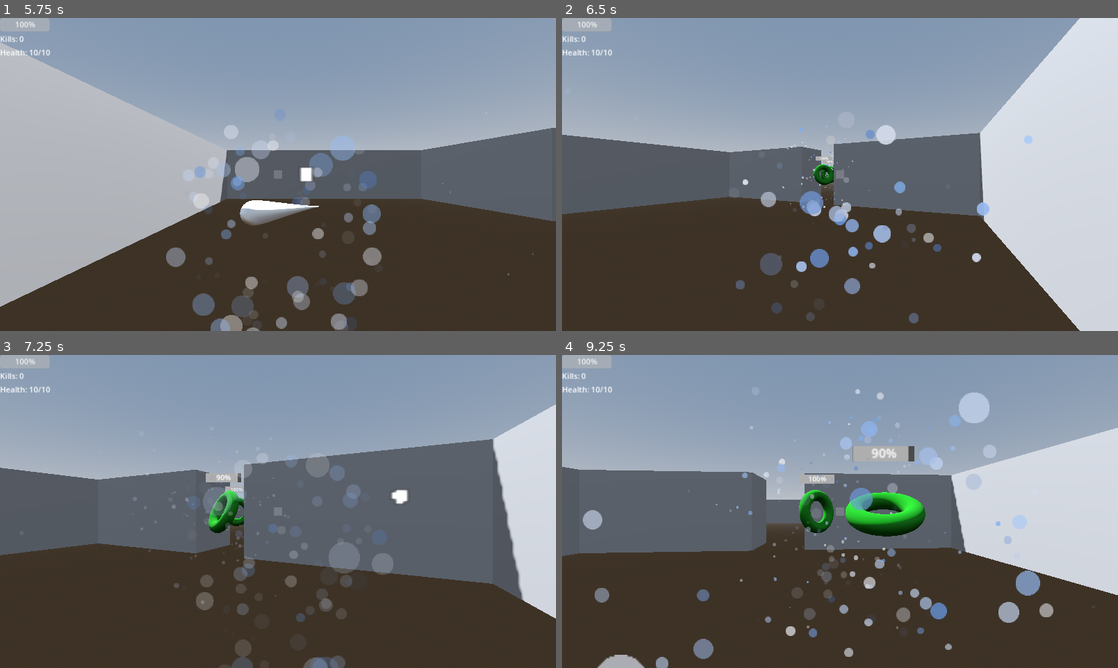
Above: before the commit, frames 1-4 (two rows, left to right).
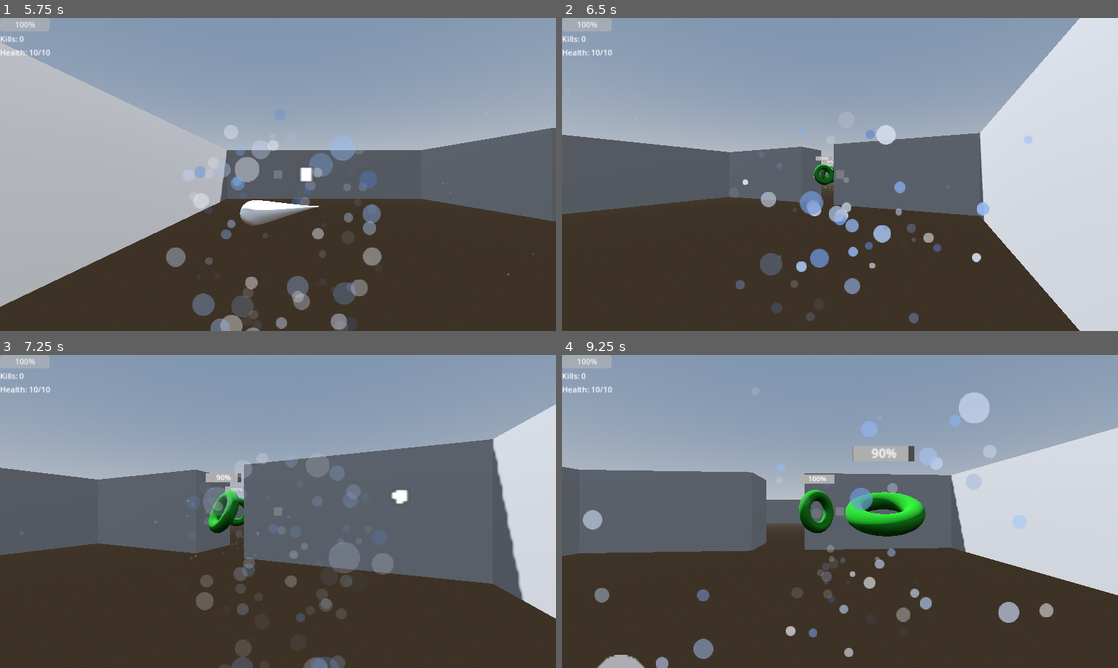
Above: after the commit, the same moments.

Repository: xtr3m3nerd/Scribble-Wizard
Game: Godot game, scene res://scenes/game/world.tscn
Same seed, same stepped clock (60 frames per second), same inputs: the game is played once before the commit and once after it.
Inputs (mouse positions are in pixels of both pictures, inside the frame that each line leads up to):
- Up to frame 1 (5.75 s): tap Enter at 0.5 s; move the mouse to (400, 158) at 0.52 s; press the mouse at (400, 158) at 0.53 s; hold D (move_right) 0.53-1.28 s; move the mouse to (166, 190) at 1.27 s; release the mouse at (166, 190) at 1.28 s; hold S (move_backwards) 1.28-2.03 s; tap Shift (hold) at 1.35, 2.85, 4.35 s; move the mouse to (333, 105) at 2.02 s; press the mouse at (333, 105) at 2.03 s; hold D (move_right) 2.03-2.78 s; move the mouse to (250, 237) at 2.77 s; release the mouse at (250, 237) at 2.78 s; hold W (move_forwards) 2.78-3.53 s; move the mouse to (444, 221) at 3.52 s; press the mouse at (444, 221) at 3.53 s; hold A (move_left) 3.53-5.03 s; move the mouse to (111, 127) at 4.27 s; release the mouse at (111, 127) at 4.28 s; move the mouse to (305, 174) at 5.02 s; press the mouse at (305, 174) at 5.03 s; hold S (move_backwards) from 5.03 s (still down)
- Up to frame 2 (6.5 s): move the mouse to (756, 96) at 5.77 s; release S (move_backwards) at 5.78 s; release the mouse at (756, 96) at 5.78 s; hold D (move_right) from 5.78 s (still down); tap Shift (hold) at 5.85 s
- Up to frame 3 (7.25 s): move the mouse to (400, 495) at 6.52 s; release D (move_right) at 6.53 s; press the mouse at (400, 495) at 6.53 s; hold W (move_forwards) from 6.53 s (still down)
- Up to frame 4 (9.25 s): move the mouse to (728, 527) at 7.27 s; release W (move_forwards) at 7.28 s; release the mouse at (728, 527) at 7.28 s; hold D (move_right) 7.28-8.03 s; tap Shift (hold) at 7.35, 8.85 s; move the mouse to (895, 442) at 8.02 s; press the mouse at (895, 442) at 8.03 s; hold S (move_backwards) 8.03-8.78 s; move the mouse to (812, 574) at 8.77 s; release the mouse at (812, 574) at 8.78 s; hold A (move_left) from 8.78 s (still down)

Frame 1 is identical in both runs. In frame 2, less than 0.1% of the frame differs, in the area x 39-56%, y 34-61%; in frame 3, 0.1%; in frame 4, 1.1%, in the area x 27-86%, y 10-95%.

Commit message:
fix casting charge

Diff:
--- a/prefabs/casting_charge.tscn
+++ b/prefabs/casting_charge.tscn
@@ -248,7 +248,7 @@
 tracks/1/interp = 1
 tracks/1/loop_wrap = true
 tracks/1/keys = {
-"times": PackedFloat32Array(0, 0.6),
+"times": PackedFloat32Array(0, 0.5),
 "transitions": PackedFloat32Array(1, 1),
 "update": 1,
 "values": [true, false]
--- /dev/null
+++ b/prefabs/enemies/behaviors/follow_behavior.gd
@@ -0,0 +1,61 @@
+class_name FollowBehavior
+extends Node3D
+
+@export var vision_range = 15.0
+@export var move_speed = 2.0
+
+@onready var unit: Enemy = get_parent() as Enemy
+@onready var player : CharacterBody3D = get_tree().get_first_node_in_group("player")
+
+
+enum States {
+	IDLE,
+	ROAM,
+	CHASE,
+	DEAD,
+}
+var current_state: States = States.IDLE
+
+var target_dir: Vector3
+
+func _ready():
+	pass
+
+func _physics_process(delta):
+	if unit.dead:
+		return
+	match current_state:
+		States.IDLE:
+			idle(delta)
+		States.ROAM:
+			roam(delta)
+		States.CHASE:
+			chase(delta)
+		States.DEAD:
+			pass
+	if player == null:
+		return
+
+func idle(delta):
+	pass
+
+func roam(delta):
+	if target_dir == null:
+		target_dir = Vector3.FORWARD.rotated(Vector3.UP,deg_to_rad(randf_range(0.0, 360.0))).normalized()
+		target_dir.y = 0.0
+
+	# TODO - make enemy look in direction they are moving
+	#unit.look_at()
+
+	unit.velocity = target_dir * move_speed
+	unit.move_and_slide()
+
+func chase(delta):
+	var dir = player.global_position - global_position
+	dir.y = 0.0
+	dir = dir.normalized()
+
+	unit.look_at(player.global_position)
+
+	unit.velocity = dir * move_speed
+	unit.move_and_slide()
--- /dev/null
+++ b/prefabs/enemies/behaviors/follow_behavior.tscn
@@ -0,0 +1,6 @@
+[gd_scene load_steps=2 format=3 uid="uid://cuexqkfjtfmme"]
+
+[ext_resource type="Script" path="res://prefabs/enemies/behaviors/follow_behavior.gd" id="1_jx21w"]
+
+[node name="RoamFollowBehavior" type="Node3D"]
+script = ExtResource("1_jx21w")
--- a/prefabs/enemies/torus.tscn
+++ b/prefabs/enemies/torus.tscn
@@ -200,6 +200,7 @@
 min_attack_range = 4.0
 attack_cooldown = 5.0
 
+[connection signal="dead" from="Hurtable" to="Graphics/CastingCharge" method="fizzle"]
 [connection signal="charged" from="Graphics/CastingCharge" to="RangeAttackManager" method="perform_attack"]
 [connection signal="attack" from="RangeAttackManager" to="Graphics/CastingCharge" method="shoot"]
 [connection signal="start_attack" from="RangeAttackManager" to="Graphics/AnimationPlayer" method="play" binds= ["attack"]]
